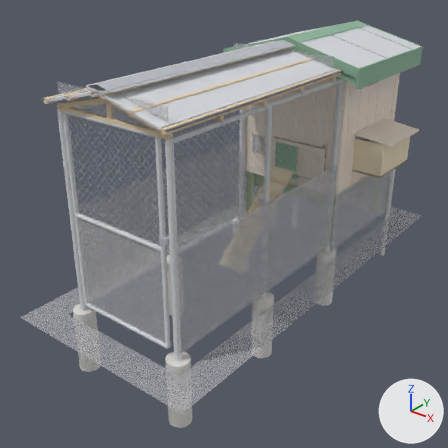
The glTF model applications/tendercells_ui/test_output/tendercells-ui/public/models/chicken-tender/CT_COOP_A_showcase_base.glb: old version first, new version second.
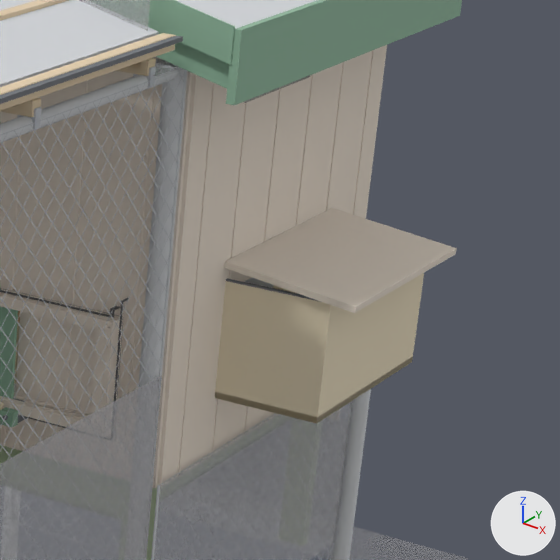
The first picture shows the older version from a 50 mm lens placed at (4.01, -2.9, 3.15), pointed at (0.35, 1.67, 0.32). The close-ups show the older and then the newer version on the part from 65% to 100% of the width and 13% to 48% of the height of that picture. Only the edits that show in the close-ups are written down. The axes (+X, +Y, +Z) are drawn at lower right. The lights are the same throughout. Where no turn or scale is listed for an object, it has been applied to the vertices. Vertices at exactly the same position are counted once.

Objects in the first close-up: 'nest_lid|s8|door', 'static|s3|siding', 'static|s4|roof', 'static|s4|trim', 'static|s5|dark', 'static|s5|lumber', 'static|s5|roof', 'static|s5|steel', 'static|s6|siding', 'static|s7|chainlink', 'static|s7|mesh', 'static|s8|ply' and 14 more.
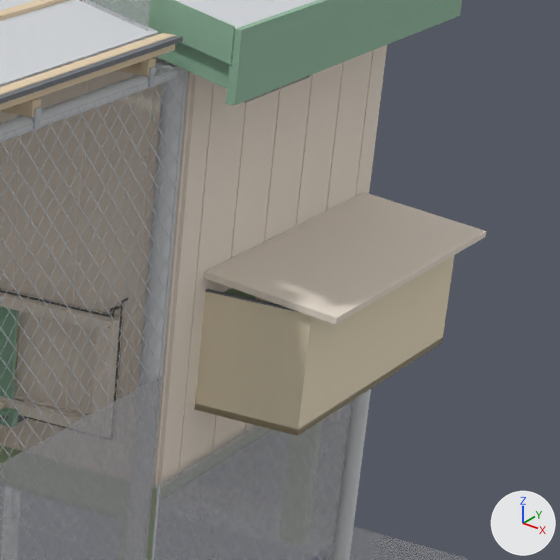
Boxes [x1, y1, x2, y2] around the edits, measured in the close-ups (560 x 560 px; the box of a moved part takes in the faces that stretch with it):
'static|s8|ply', reshaped: before [0, 273, 424, 423]; after [0, 256, 454, 436]
'nest_lid|s8|door', reshaped (21% wider, 25% taller): before [224, 208, 457, 313]; after [204, 192, 487, 324]
part 1 of me_static_s8_ply, moved or reshaped: before [215, 273, 424, 423]; after [195, 256, 454, 436]
part 2 of me_static_s8_ply, moved or reshaped (mostly hidden): before [273, 285, 298, 294]; after [255, 297, 279, 305]
part 4 of me_static_s3_siding, reshaped (mostly hidden before): before [211, 63, 343, 454]; after [179, 45, 387, 474]

The change, as a diff of the scene's bpy script:
```diff
--- a/applications/tendercells_ui/test_output/tendercells-ui/public/models/chicken-tender/CT_COOP_A_showcase_base.glb.py
+++ b/applications/tendercells_ui/test_output/tendercells-ui/public/models/chicken-tender/CT_COOP_A_showcase_base.glb.py
@@ me_static_s8_ply @@
 # used by ob_static_s8_ply; location = (0.0, 0.0, 0.0)
-me_static_s8_ply.from_pydata(...)  # 40 vertices, 72 faces; spans x 0.48..1.55, y 1.42..3.37, z -0.01..1.16
+me_static_s8_ply.from_pydata(...)  # 48 vertices, 84 faces; spans x 0.48..1.55, y 1.42..3.59, z -0.01..1.16
+# me_static_s8_ply part 1: the loose piece of 24 vertices spanning x 1.23..1.55, y 2.72..3.37, z 0.8..1.16 is scaled about its middle by (1, 1.54, 1), then moved by (0.0, 0.05, 0.0)
+# me_static_s8_ply part 2: the loose piece of 8 vertices spanning x 1.23..1.54, y 3.04..3.06, z 0.82..1.12 is moved by (0.0, -0.11, 0.0)
+# other edits to the shape of me_static_s8_ply do not show in these pictures
 me_static_s8_ply.materials.append(mat_ply)
@@ me_nest_lid_s8_door @@
 # used by ob_nest_lid_s8_door; location = (0.0, 0.0, 0.0)
-me_nest_lid_s8_door.from_pydata(...)  # 8 vertices, 12 faces; spans x 1.231..1.637, y 2.705..3.391, z 1.151..1.219
+me_nest_lid_s8_door.from_pydata(...)  # 8 vertices, 12 faces; spans x 1.231..1.637, y 2.585..3.614, z 1.151..1.219
+# me_nest_lid_s8_door part 3: the whole mesh is rebuilt
 me_nest_lid_s8_door.materials.append(mat_door)
@@ me_static_s3_siding @@
 # used by ob_static_s3_siding; location = (0.0, 0.0, 0.0)
-me_static_s3_siding.from_pydata(...)  # 482 vertices, 996 faces; spans x -0.012..1.231, y 2.426..3.67, z 0.437..1.829
+me_static_s3_siding.from_pydata(...)  # 498 vertices, 1028 faces; spans x -0.012..1.231, y 2.426..3.67, z 0.437..1.829
+# me_static_s3_siding part 4: 3 vertices moved from x 1.219, y 2.743..3.353, z 0.819..1.124 to x 1.219, y 2.623..3.576, z 0.819..1.124; 5 vertices removed from x 1.219..1.228, y 2.743..3.353, z 0.819..1.124; 21 vertices added at x 1.219..1.231, y 2.623..3.576, z 0.819..1.124
 me_static_s3_siding.materials.append(mat_siding)
```
